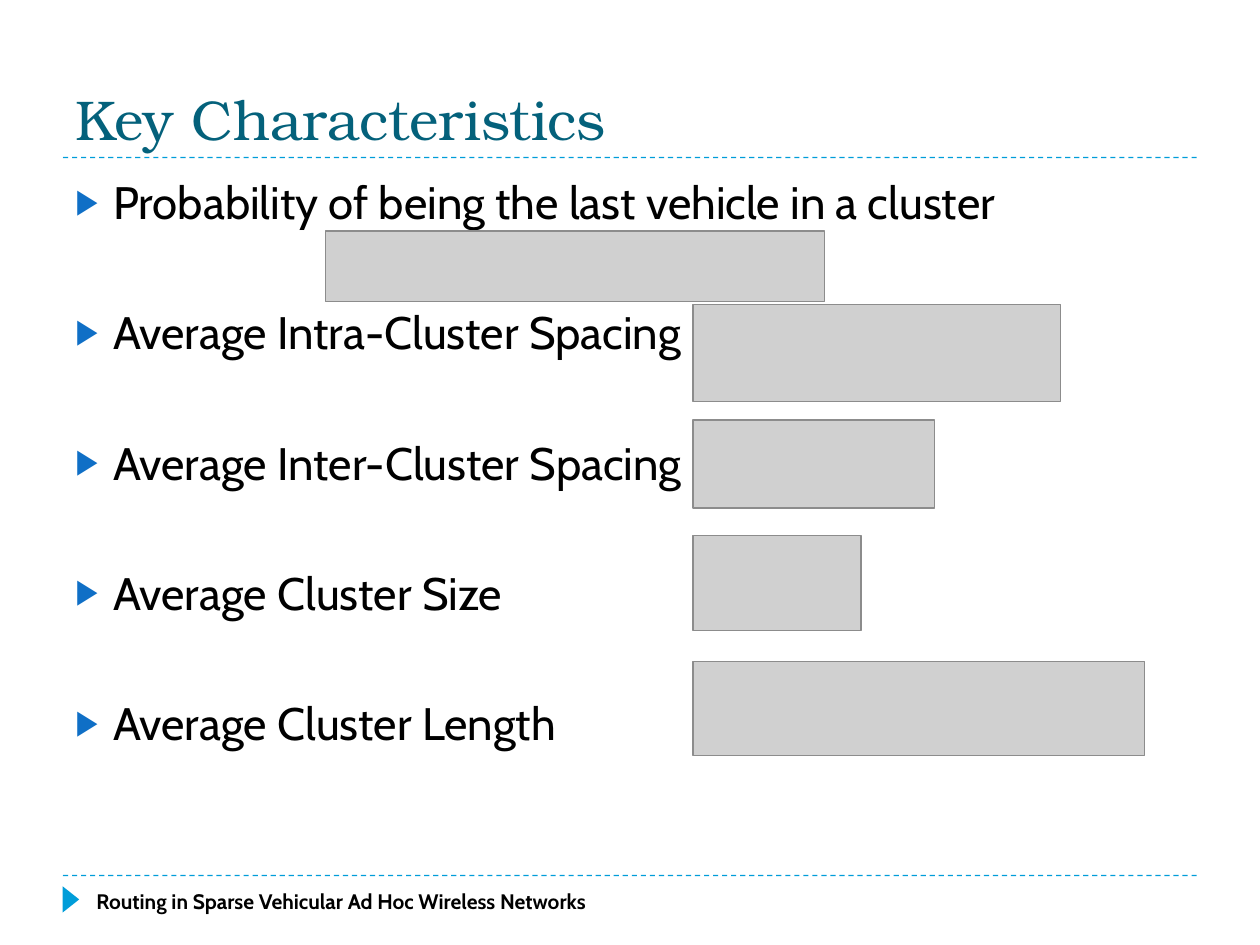
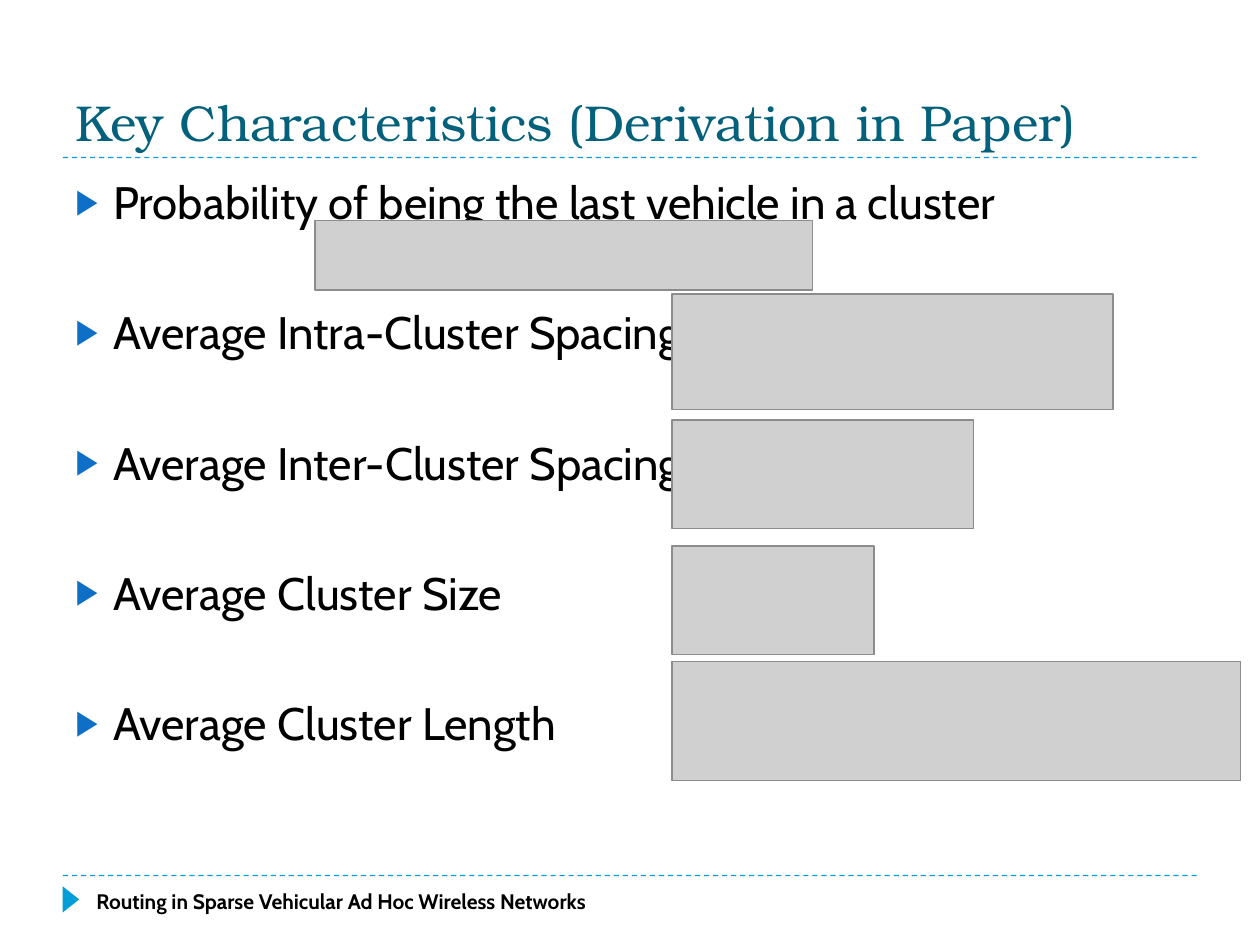
Before and after one commit to f33losopher/EEMaster_VANET, a slide deck: slide 13 of VANET_Felix.pptx (slide 14 before the commit). Drawn at 1260x945 pixels with LibreOffice and Linux fonts; fonts in the diff are those of the drawing; grey boxes stand for pictures. Boxes give left, top, right and bottom in pixels: in the first picture for what was removed or moved away, otherwise in the second. Text is boxed around its words. In the diff, an @@ line names an element or a change of style, - is before the commit and + after.

Commit message:
Proof read of paper and power point

```diff
--- a/VANET_Felix.pptx
+++ b/VANET_Felix.pptx
@@ title at <box>75,105,1076,152</box>: text changed; size 32 to 28.8 pt @@
-Key Characteristics
+Key Characteristics (Derivation in Paper)
@@ picture: place and size @@
-picture at <box>325,231,824,301</box>
+picture at <box>315,220,813,290</box>
@@ picture: place and size @@
-picture at <box>693,305,1061,402</box>
+picture at <box>672,294,1113,410</box>
@@ picture: place and size @@
-picture at <box>693,420,935,508</box>
+picture at <box>672,420,974,528</box>
@@ picture: place and size @@
-picture at <box>693,536,861,631</box>
+picture at <box>672,546,873,654</box>
@@ picture: place and size @@
-picture at <box>693,662,1144,756</box>
+picture at <box>672,662,1240,781</box>
```
Also in this commit, not shown: 6 other slides changed, 2 slides added, 3 slides removed, 1 other file.
